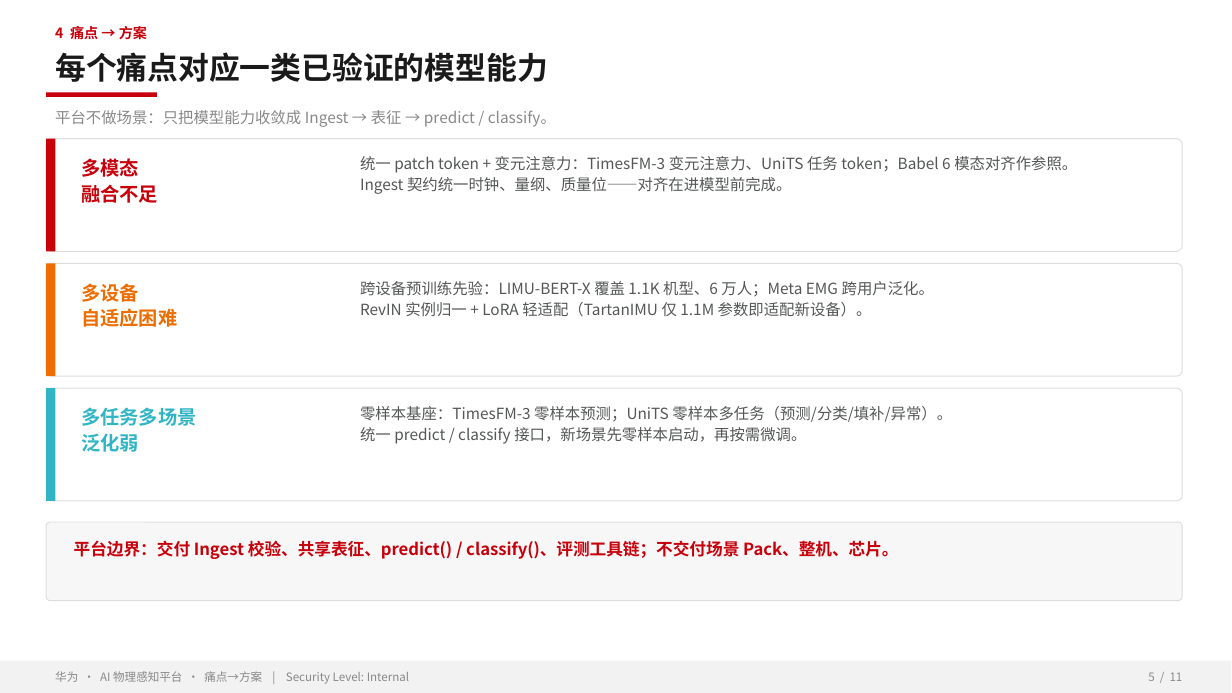
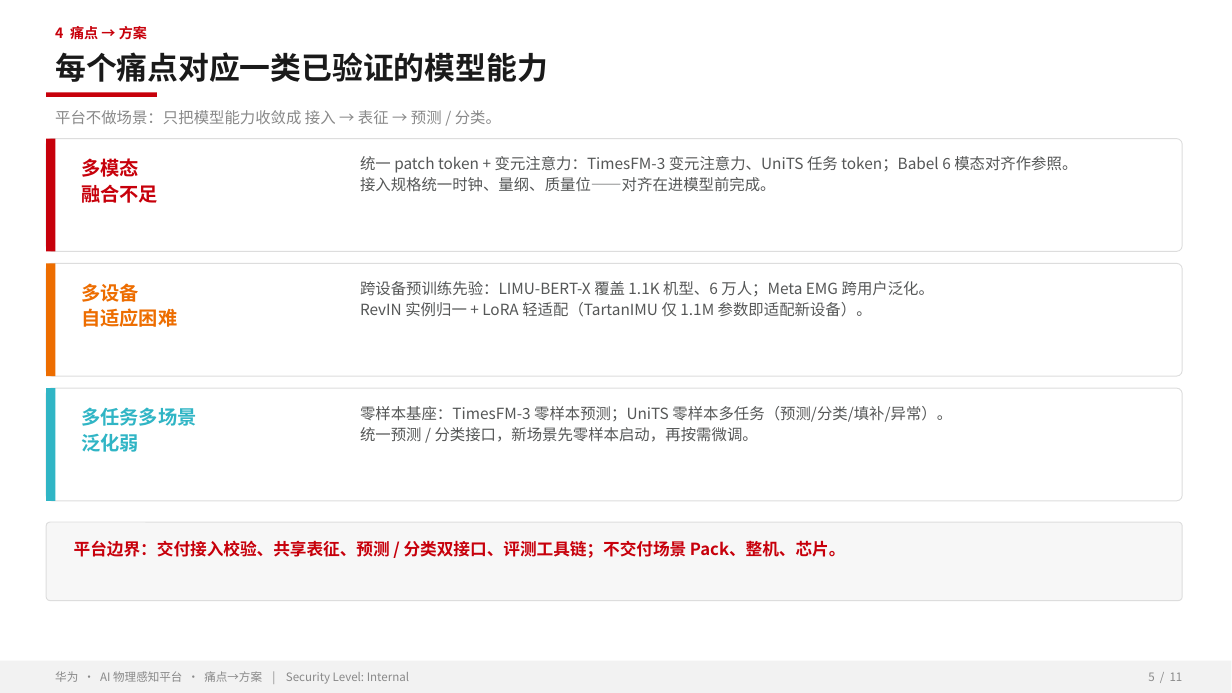
Before and after one commit to zhangrui1123/ai-physical-sensing, a slide deck: slide 5 of AI物理感知平台-华为汇报.pptx. Drawn at 1232x693 pixels with LibreOffice and Linux fonts; fonts in the diff are those of the drawing; background and template pictures are left out. Boxes give left, top, right and bottom in pixels: in the first picture for what was removed or moved away, otherwise in the second. Text is boxed around its words. In the diff, an @@ line names an element or a change of style, - is before the commit and + after.

```diff
--- a/AI物理感知平台-华为汇报.pptx
+++ b/AI物理感知平台-华为汇报.pptx
@@ text at [55, 110, 501, 124]: text changed @@
-平台不做场景：只把模型能力收敛成 Ingest → 表征 → predict / classify。
+平台不做场景：只把模型能力收敛成 接入 → 表征 → 预测 / 分类。
@@ text at [360, 177, 776, 191]: text changed @@
-Ingest 契约统一时钟、量纲、质量位——对齐在进模型前完成。
+接入规格统一时钟、量纲、质量位——对齐在进模型前完成。
@@ text at [360, 427, 758, 442]: text changed @@
-统一 predict / classify 接口，新场景先零样本启动，再按需微调。
+统一预测 / 分类接口，新场景先零样本启动，再按需微调。
@@ text at [74, 540, 846, 558]: text changed @@
-平台边界：交付 Ingest 校验、共享表征、predict() / classify()、评测工具链；不交付场景 Pack、整机、芯片。
+平台边界：交付接入校验、共享表征、预测 / 分类双接口、评测工具链；不交付场景 Pack、整机、芯片。
```
Also in this commit, not shown: 8 other slides changed, 3 other files.
